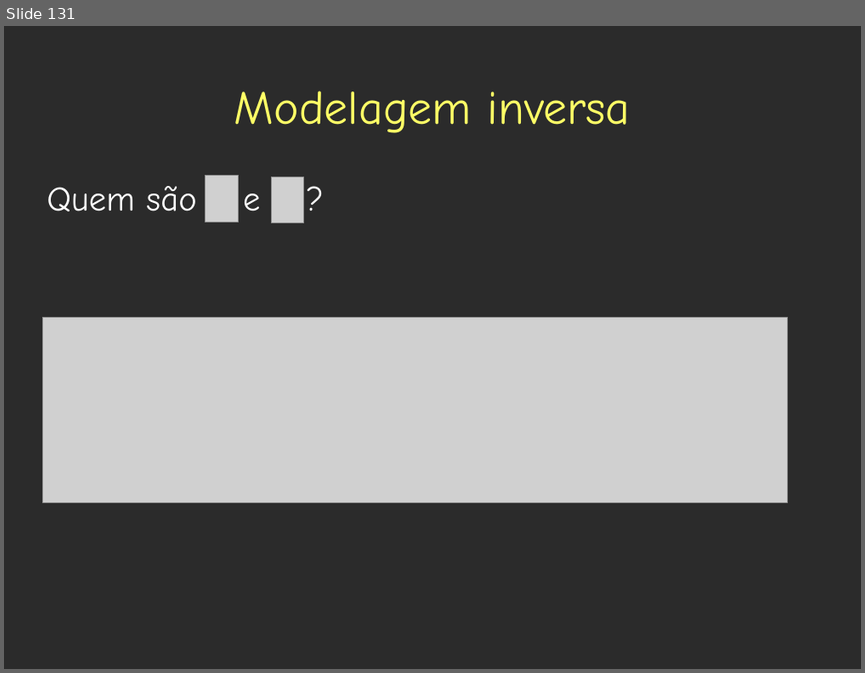
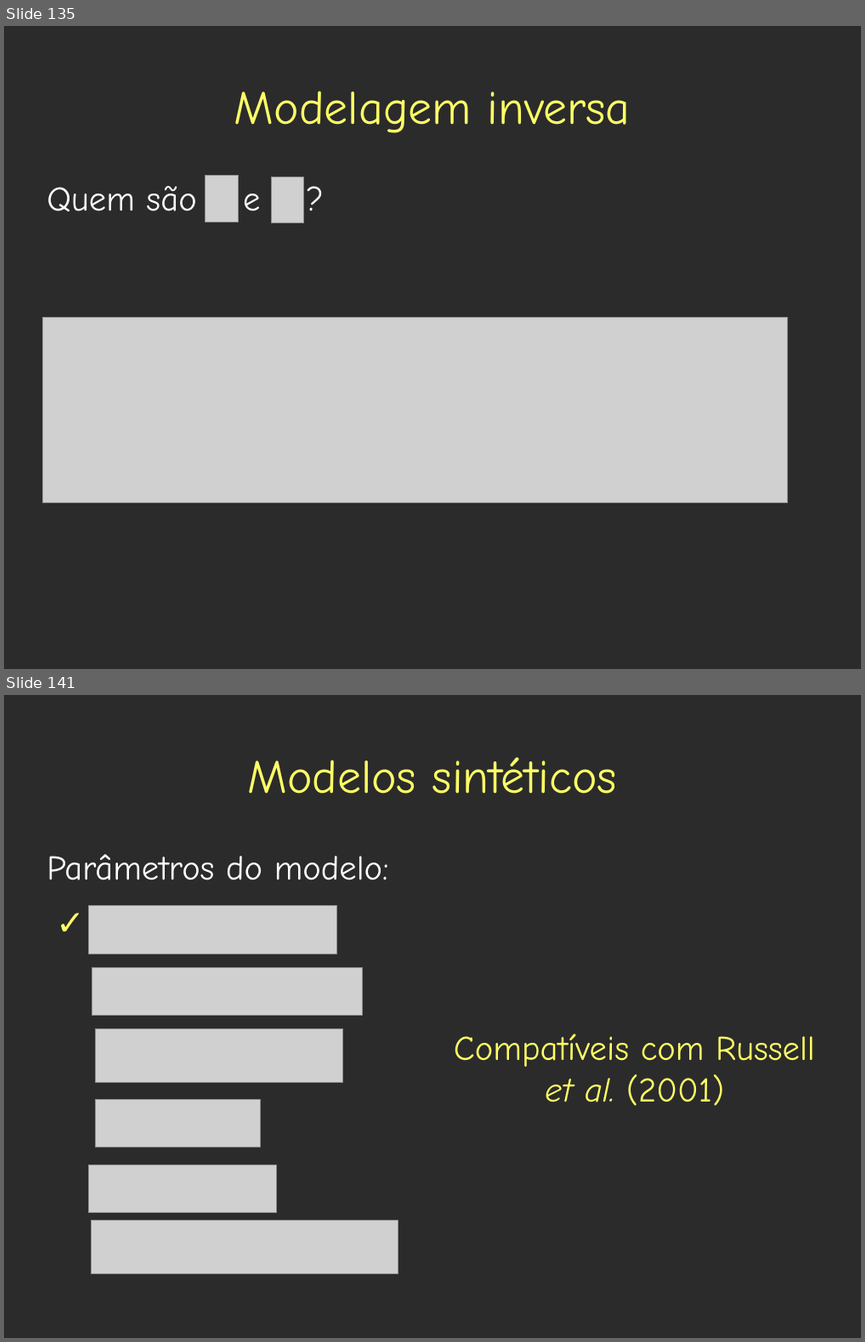
Before and after one commit to leouieda/geothermics, a slide deck: presentations/base_litosfera/estado_termico_lito_subcrustal.odp. Shown one above the other, each under a label of ours: slide 131 before the commit, slides 135 and 141 after it; the slides between them are not shown. The pictures are 865x673 and 865x1342 pixels, drawn with LibreOffice and Linux fonts; fonts in the diff are those of the drawing; grey boxes stand for pictures; background and template pictures are left out; a plain dark background stands for a picture behind light text. Boxes give left, top, right and bottom in pixels: in the first picture for what was removed or moved away, otherwise in the second. Text is boxed around its words. In the diff, an @@ line names an element or a change of style, - is before the commit and + after.

Commit message:
Started presentation on VBA model

```diff
--- a/presentations/base_litosfera/estado_termico_lito_subcrustal.odp
+++ b/presentations/base_litosfera/estado_termico_lito_subcrustal.odp
@@ slide 141 added at [4,695,861,1338], background picture (left out) @@
@@ title added at [248,757,617,794], 44 pt, text #FFFF66 @@
+Modelos sintéticos
@@ text added at [46,854,389,880], 32 pt, text #FFFFFF @@
+Parâmetros do modelo:
@@ picture added at [89,906,336,954] @@
@@ picture added at [92,967,363,1015] @@
@@ picture added at [95,1028,343,1083] @@
@@ text added at [454,1033,815,1106], 32 pt, text #FFFF66 @@
+Compatíveis com Russell et al. (2001)
@@ picture added at [95,1100,260,1147] @@
@@ picture added at [89,1164,277,1213] @@
@@ picture added at [91,1219,398,1274] @@
@@ what was slide 131 is now slide 135 @@
```
Also in this commit, not shown: 3 slides changed, 24 other slides added, 23 other files.
